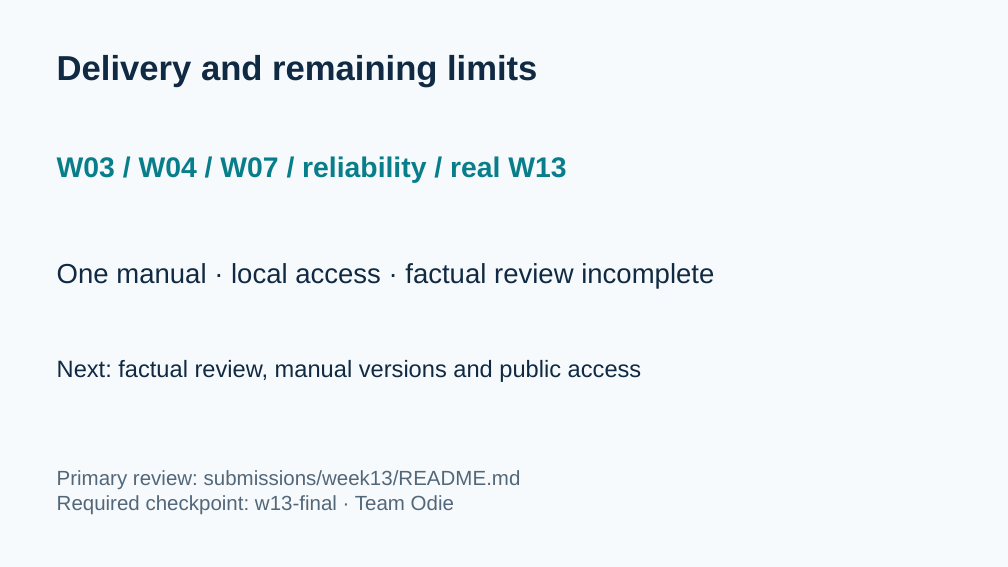
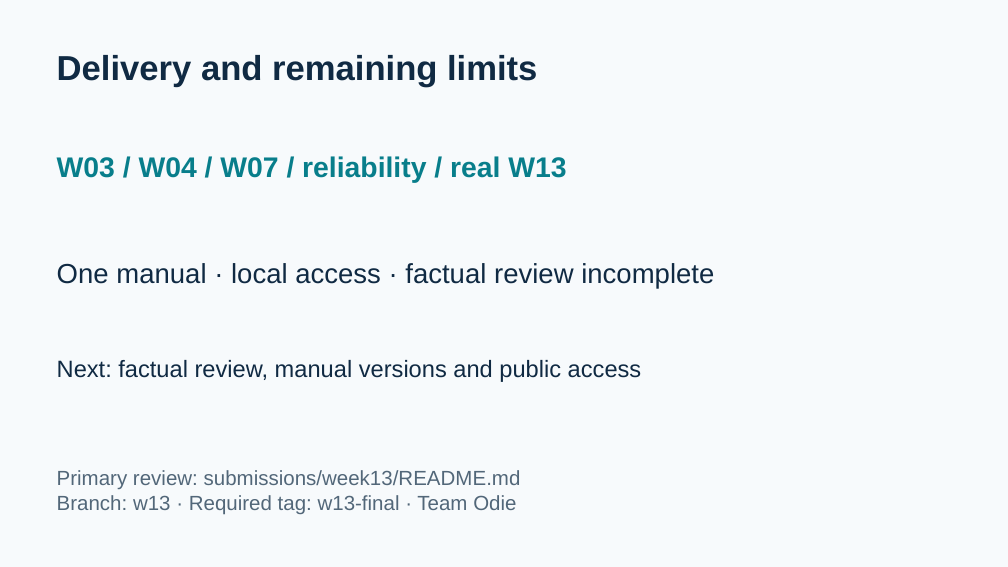
Before and after one commit to HBJZoyd/maie6000c, a slide deck: slide 8 of submissions/week13/Odie_W13_Final_Demo.pptx. Drawn at 1008x567 pixels with LibreOffice and Linux fonts; fonts in the diff are those of the drawing. Boxes give left, top, right and bottom in pixels: in the first picture for what was removed or moved away, otherwise in the second. Text is boxed around its words. In the diff, an @@ line names an element or a change of style, - is before the commit and + after.

Commit message:
Complete clean-start verification and refresh Odie final delivery

```diff
--- a/submissions/week13/Odie_W13_Final_Demo.pptx
+++ b/submissions/week13/Odie_W13_Final_Demo.pptx
@@ text at box(57, 495, 516, 515): text changed @@
-Required checkpoint: w13-final · Team Odie
+Branch: w13 · Required tag: w13-final · Team Odie
```
Also in this commit, not shown: 3 other slides changed, 33 other files.
